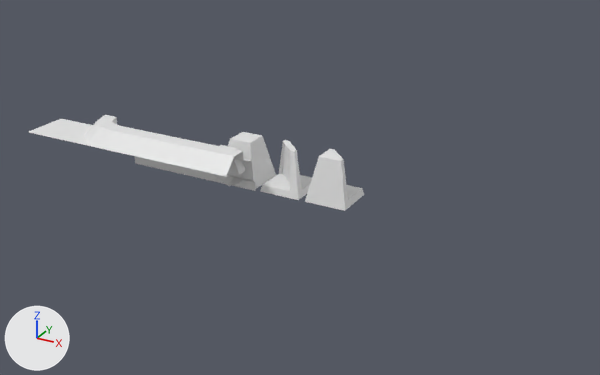
The Blender file Assets/~Sources~/Blender/Tiles.blend, before and after one commit.
One viewpoint serves both versions: a 50 mm lens placed at (10.5, -13.23, 6.67), pointed at (3.43, -0.37, 0.24). Lighting does not change. The marker at lower left points along +X, +Y and +Z.

Names of what the first picture shows: 'Block', 'Ceiling', 'Corner', 'Laser', 'One Side Mirror', 'Receiver', 'Two Side Mirror', 'Wall'.
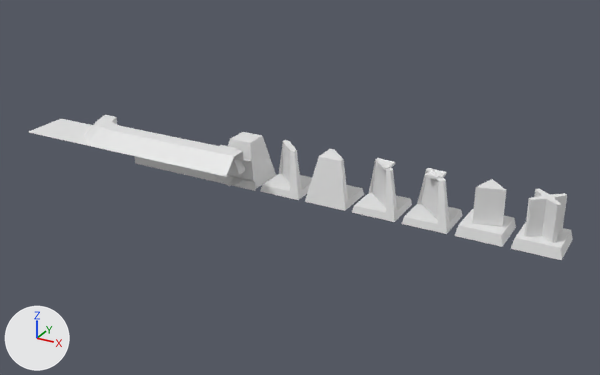
Pixel boxes (x1, y1, x2, y2) of what changed, in the pictures (600 x 375 px):
```json
{"object": "Diffraction Grid", "change": "added", "after": [510, 189, 573, 260]}
{"object": "Prism", "change": "added", "after": [455, 179, 516, 247]}
{"object": "Two Way Mirror", "change": "added", "after": [402, 168, 463, 234]}
{"object": "One Way Mirror", "change": "added", "after": [352, 158, 412, 222]}
```

Scene script edits in JSON lines:
```json
{"op": "add", "block": "me_tile_002", "code": ["me_tile_002 = bpy.data.meshes.new('Tile.002')", "me_tile_002.from_pydata(...)  # 32 vertices, 27 faces; spans x -0.43..0.43, y -0.43..0.43, z 0.0..0.9"]}
{"op": "add", "block": "me_tile_001", "code": ["me_tile_001 = bpy.data.meshes.new('Tile.001')", "me_tile_001.from_pydata(...)  # 14 vertices, 10 faces; spans x -0.43..0.43, y -0.43..0.43, z 0.0..0.9"]}
{"op": "add", "block": "me_two_side_mirror_002", "code": ["me_two_side_mirror_002 = bpy.data.meshes.new('Two Side Mirror.002')", "me_two_side_mirror_002.from_pydata(...)  # 60 vertices, 48 faces; spans x -0.43..0.43, y -0.43..0.43, z 0.0..0.925"]}
{"op": "add", "block": "me_two_side_mirror_001", "code": ["me_two_side_mirror_001 = bpy.data.meshes.new('Two Side Mirror.001')", "me_two_side_mirror_001.from_pydata(...)  # 44 vertices, 35 faces; spans x -0.43..0.43, y -0.43..0.43, z 0.0..0.927"]}
{"op": "add", "block": "ob_diffraction_grid", "code": ["ob_diffraction_grid = bpy.data.objects.new('Diffraction Grid', me_tile_002)", "ob_diffraction_grid.location = (8.0, 0.0, 0.0)"]}
{"op": "add", "block": "ob_prism", "code": ["ob_prism = bpy.data.objects.new('Prism', me_tile_001)", "ob_prism.location = (7.0, 0.0, 0.0)"]}
{"op": "add", "block": "ob_two_way_mirror", "code": ["ob_two_way_mirror = bpy.data.objects.new('Two Way Mirror', me_two_side_mirror_002)", "ob_two_way_mirror.location = (6.0, 0.0, 0.0)"]}
{"op": "add", "block": "ob_one_way_mirror", "code": ["ob_one_way_mirror = bpy.data.objects.new('One Way Mirror', me_two_side_mirror_001)", "ob_one_way_mirror.location = (5.0, 0.0, 0.0)"]}
```
